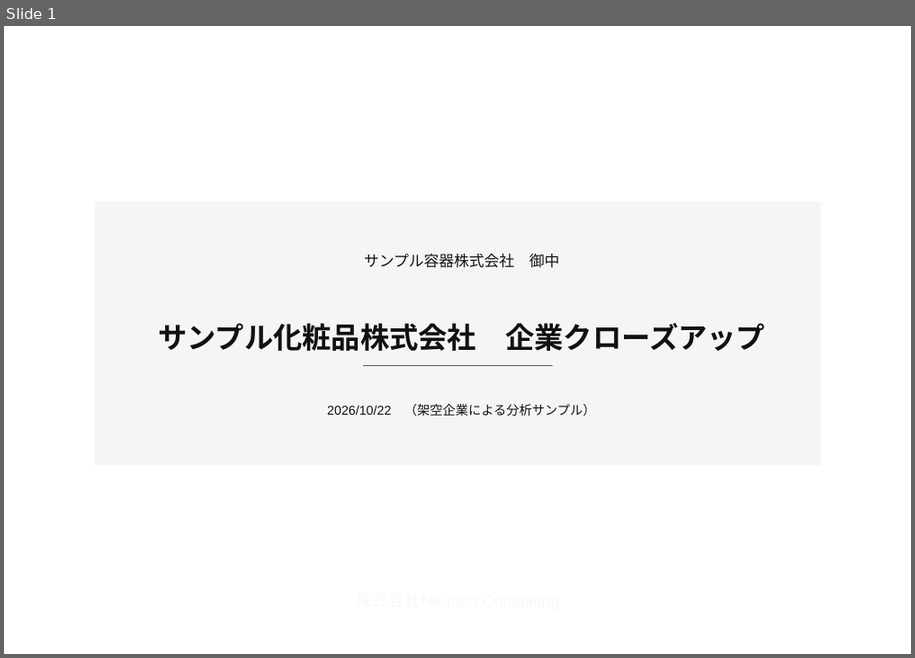
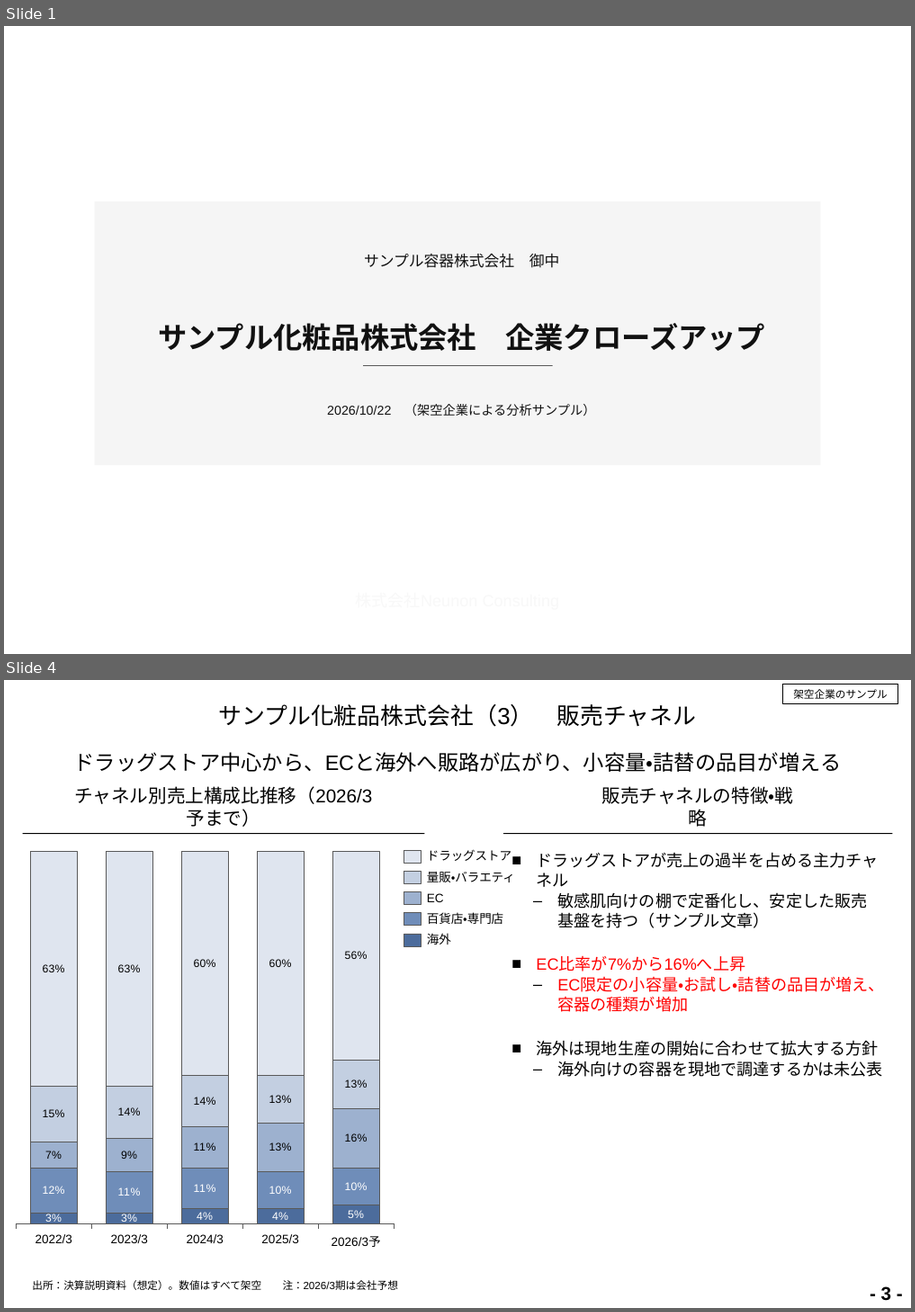
Before and after one commit to neunon/neunon-web, a slide deck: design/existing-customers-sample/existing-customers-sample.pptx. Shown one above the other, each under a label of ours: slide 1 before the commit, slides 1 and 4 after it; the slides between them are not shown. The pictures are 915x658 and 915x1312 pixels, drawn with LibreOffice and Linux fonts; fonts in the diff are those of the drawing; background and template pictures are left out. Boxes give left, top, right and bottom in pixels: in the first picture for what was removed or moved away, otherwise in the second. Text is boxed around its words. In the diff, an @@ line names an element or a change of style, - is before the commit and + after.

```diff
--- a/design/existing-customers-sample/existing-customers-sample.pptx
+++ b/design/existing-customers-sample/existing-customers-sample.pptx
@@ slide 4 added at [4, 680, 911, 1308], background #FFFFFF @@
@@ title added at [74, 704, 842, 772], 18 pt, text #000000 @@
+サンプル化粧品株式会社（3） 販売チャネル
+ドラッグストア中心から、ECと海外へ販路が広がり、小容量・詰替の品目が増える
@@ rectangle added at [783, 684, 899, 704], fill #FFFFFF, outline #000000 0.75 pt @@
@@ text added at [793, 689, 887, 699], 9 pt, text #000000 @@
+架空企業のサンプル
@@ text added at [74, 786, 372, 804], 16 pt, text #000000 @@
+チャネル別売上構成比推移（2026/3予まで）
@@ text added at [602, 786, 794, 827], 16 pt, text #000000 @@
+販売チャネルの特徴・戦略
@@ line added from (22, 833) to (424, 833), #000000 0.75 pt @@
@@ line added from (504, 833) to (893, 833), #000000 0.75 pt @@
@@ column stacked 100% chart added at [8, 843, 402, 1258] @@
+categories: 2022/3, 2023/3, 2024/3, 2025/3, 2026/3予
+Series 1: 3, 3, 4, 4, 5
+Series 2: 12, 11, 11, 10, 10
+Series 3: 7, 9, 11, 13, 16
+Series 4: 15, 14, 14, 13, 13
+Series 5: 63, 63, 60, 60, 56
@@ rectangle added at [404, 850, 422, 863], fill #DFE5EF, outline #595959 0.5 pt @@
@@ text added at [427, 849, 512, 861], 10.5 pt, text #000000 @@
+ドラッグストア
@@ text added at [536, 852, 885, 1077], 14 pt, text #000000 @@
+■ ドラッグストアが売上の過半を占める主力チャネル
+  ‒ 敏感肌向けの棚で定番化し、安定した販売基盤を持つ（サンプル文章）
+■ EC比率が7%から16%へ上昇
+  ‒ EC限定の小容量・お試し・詰替の品目が増え、容器の種類が増加
+■ 海外は現地生産の開始に合わせて拡大する方針
+  ‒ 海外向けの容器を現地で調達するかは未公表
@@ rectangle added at [404, 871, 422, 883], fill #C3CFE1, outline #595959 0.5 pt @@
@@ rectangle added at [404, 892, 422, 904], fill #9DB1CF, outline #595959 0.5 pt @@
@@ text added at [427, 872, 515, 882], 10.5 pt, text #000000 @@
+量販・バラエティ
@@ text added at [427, 893, 444, 902], 10.5 pt, text #000000 @@
+EC
@@ rectangle added at [404, 913, 422, 926], fill #6F8DB9, outline #595959 0.5 pt @@
@@ text added at [427, 912, 504, 924], 10.5 pt, text #000000 @@
+百貨店・専門店
@@ rectangle added at [404, 934, 422, 946], fill #4C6C9C, outline #595959 0.5 pt @@
@@ text added at [427, 933, 451, 945], 10.5 pt, text #000000 @@
+海外
@@ text added at [32, 1280, 398, 1290], 9 pt, text #000000 @@
+出所：決算説明資料（想定）。数値はすべて架空 注：2026/3期は会社予想
@@ text added at [882, 1287, 891, 1301], 16 pt, text #000000, bold @@
+- 3 -
```
Also in this commit, not shown: 5 slides changed, 3 other slides added, 3 slides removed, 44 other files.
